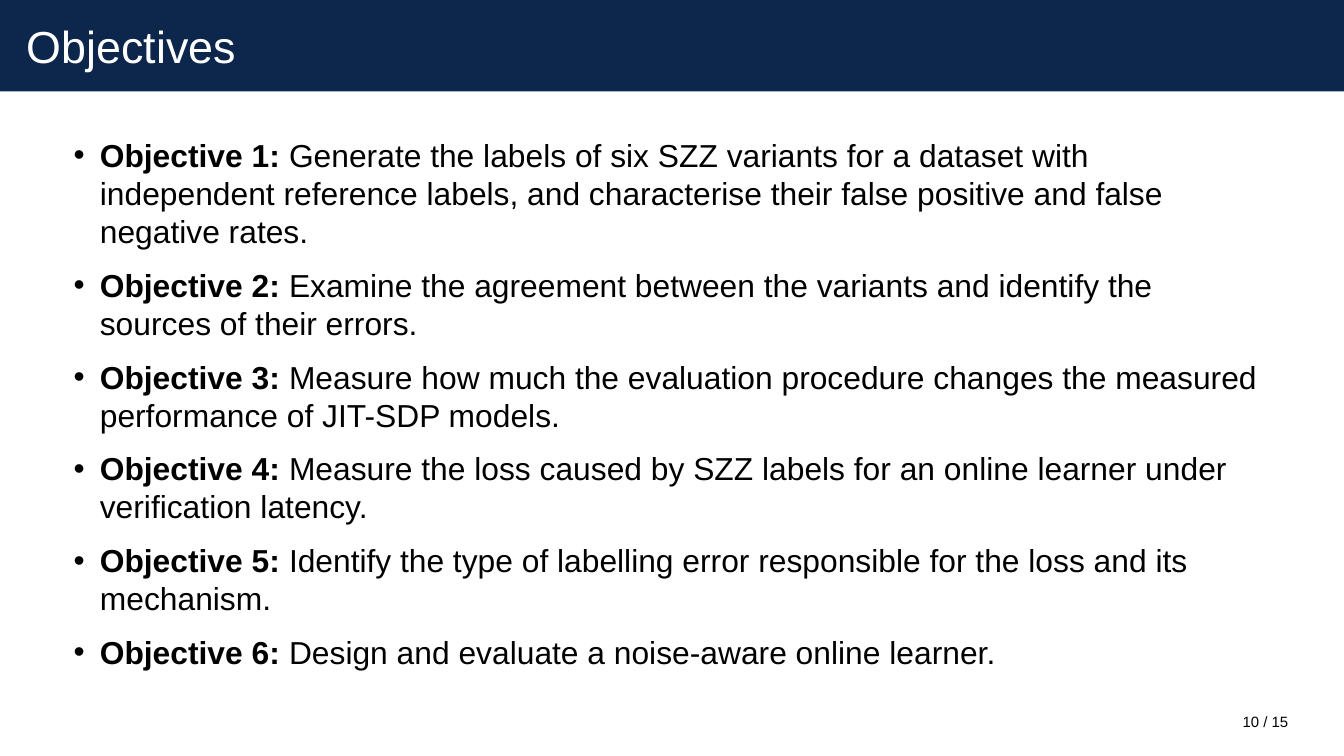
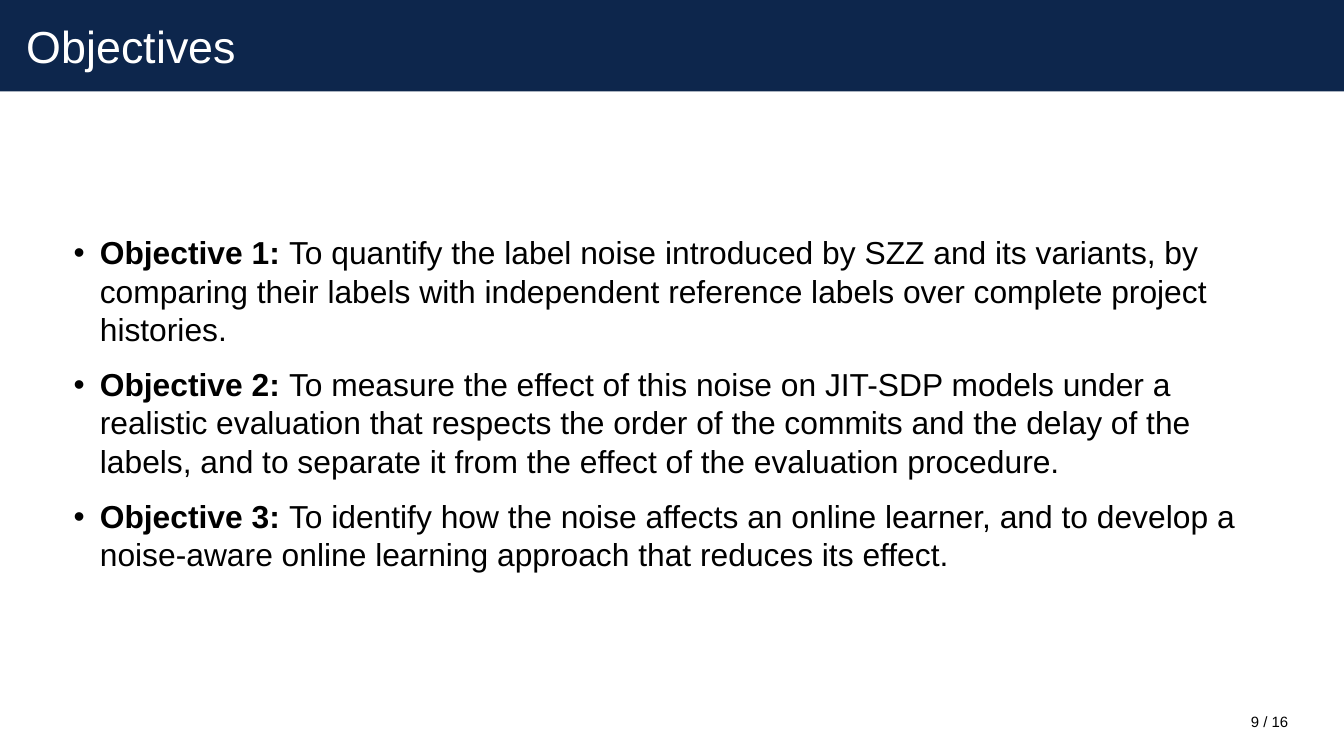
Before and after one commit to itz-puneet/thesis-later, a slide deck: slide 9 of MTP 1/presentation/mtp1_presentation.pptx (slide 10 before the commit). Drawn at 1344x756 pixels with LibreOffice and Linux fonts; fonts in the diff are those of the drawing. Boxes give left, top, right and bottom in pixels: in the first picture for what was removed or moved away, otherwise in the second. Text is boxed around its words. In the diff, an @@ line names an element or a change of style, - is before the commit and + after.

Commit message:
Shorten the title, reduce the objectives and add the methodology to the first-stage report
Changes asked for by the supervisor after reviewing the first-stage report
and slides:

- Title is now "Label Noise in Just-In-Time Software Defect Prediction".
- The six objectives are reduced to three main objectives, which are
  stated before the research questions. Each research question names the
  objective it belongs to.
- The first-stage report has a new chapter, "Proposed Methodology",
  written as planned work without results. The closing chapter is
  shortened accordingly and the last paragraph of the abstract is removed.
- The second-stage report uses the same title and objectives and now
  refers to its own work as the second stage.
- Slides: new title, objectives before research questions, methodology
  slides in the first-stage deck, and no timeline slide in that deck.

```diff
--- a/MTP 1/presentation/mtp1_presentation.pptx
+++ b/MTP 1/presentation/mtp1_presentation.pptx
@@ text at [100, 241, 1235, 572]: text changed @@
-• Objective 1: Generate the labels of six SZZ variants for a dataset with independent reference labels, and characterise their false positive and false negative rates.
-• Objective 2: Examine the agreement between the variants and identify the sources of their errors.
-• Objective 3: Measure how much the evaluation procedure changes the measured performance of JIT-SDP models.
-• Objective 4: Measure the loss caused by SZZ labels for an online learner under verification latency.
-• Objective 5: Identify the type of labelling error responsible for the loss and its mechanism.
-• Objective 6: Design and evaluate a noise-aware online learner.
+• Objective 1: To quantify the label noise introduced by SZZ and its variants, by comparing their labels with independent reference labels over complete project histories.
+• Objective 2: To measure the effect of this noise on JIT-SDP models under a realistic evaluation that respects the order of the commits and the delay of the labels, and to separate it from the effect of the evaluation procedure.
+• Objective 3: To identify how the noise affects an online learner, and to develop a noise-aware online learning approach that reduces its effect.
@@ page number at [1251, 716, 1259, 727]: text changed @@
-10
+9
@@ text at [1272, 716, 1289, 727]: text changed @@
-/ 15
+/ 16
```
Also in this commit, not shown: 13 other slides changed, 2 slides added, 1 slide removed, 10 other files.
